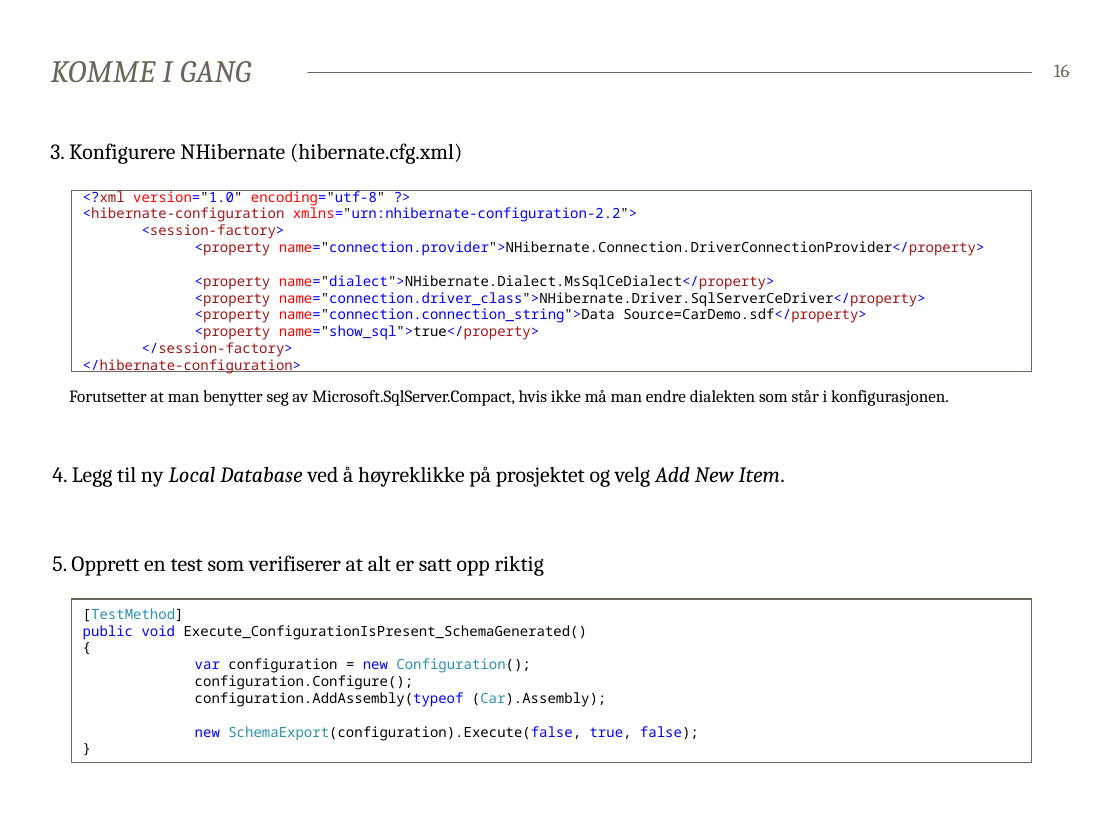
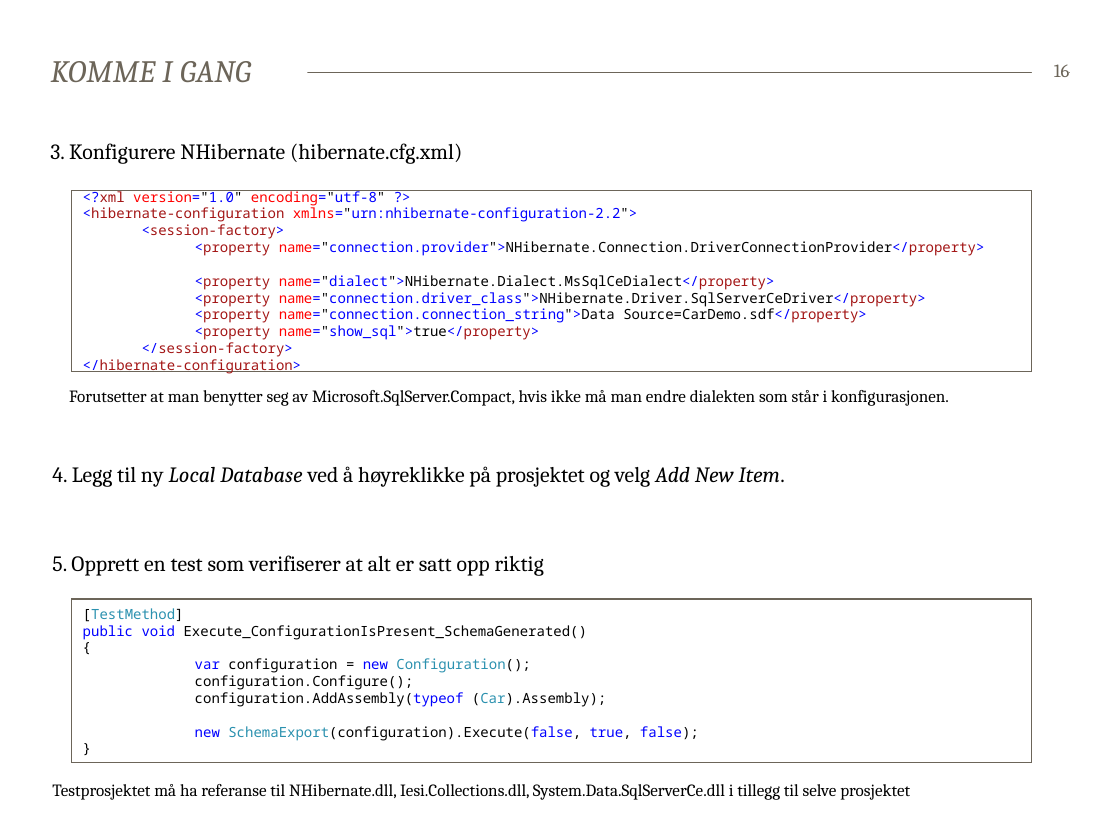
Before and after one commit to bekk/dotnetkurs, a slide deck: slide 16 of persistingData/persistingData.pptx. Drawn at 1120x840 pixels with LibreOffice and Linux fonts; fonts in the diff are those of the drawing. Boxes give left, top, right and bottom in pixels: in the first picture for what was removed or moved away, otherwise in the second. Text is boxed around its words. In the diff, an @@ line names an element or a change of style, - is before the commit and + after.

Commit message:
More details on NHibernate added to slidedeck

```diff
--- a/persistingData/persistingData.pptx
+++ b/persistingData/persistingData.pptx
@@ text at (52, 784, 910, 800): paragraph added @@
+Testprosjektet må ha referanse til NHibernate.dll, Iesi.Collections.dll, System.Data.SqlServerCe.dll i tillegg til selve prosjektet
```
Also in this commit, not shown: 6 other slides changed.
